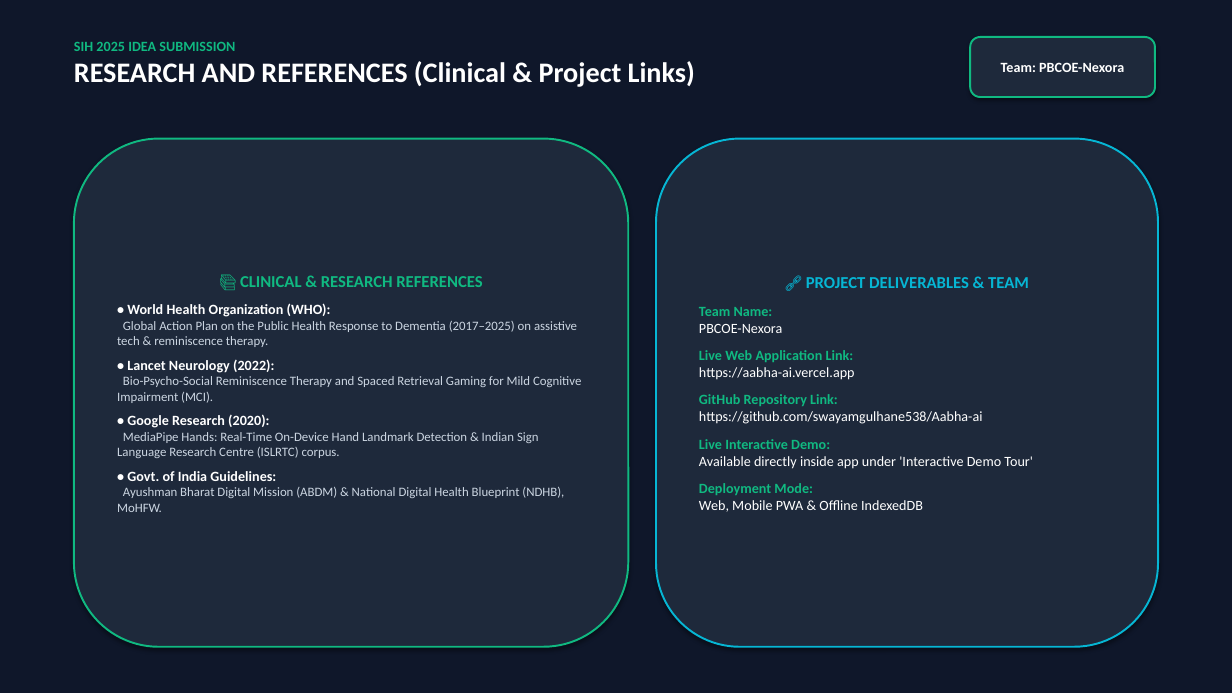
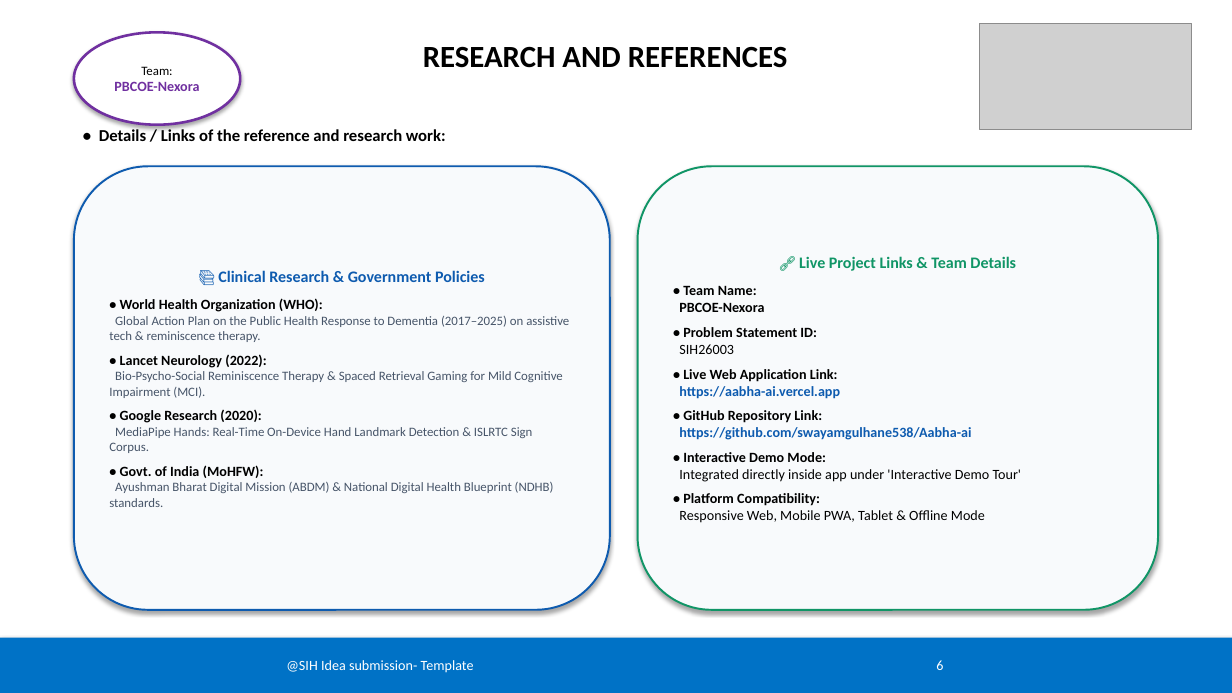
Before and after one commit to swayamgulhane538/Aabha-ai, a slide deck: slide 6 of SIH_2025_PBCOE_Nexora_AABHA_AI.pptx. Drawn at 1232x693 pixels with LibreOffice and Linux fonts; fonts in the diff are those of the drawing; grey boxes stand for pictures. Boxes give left, top, right and bottom in pixels: in the first picture for what was removed or moved away, otherwise in the second. Text is boxed around its words. In the diff, an @@ line names an element or a change of style, - is before the commit and + after.

Commit message:
Update SIH 2025 PPTX to exact official SIH template with white background, blue footer, team oval badge, flowcharts, and live links

```diff
--- a/SIH_2025_PBCOE_Nexora_AABHA_AI.pptx
+++ b/SIH_2025_PBCOE_Nexora_AABHA_AI.pptx
@@ rectangle at (0, 0, 1232, 693): fill #0F172A to #FFFFFF @@
@@ picture added at (980, 23, 1192, 129) @@
@@ ellipse "Team:": place and size @@
-ellipse "Team:" at (970, 37, 1155, 97)
+ellipse "Team:" at (74, 32, 240, 125)
@@ ellipse "Team:" at (74, 32, 240, 125): rounded rectangle to ellipse; fill #1E293B to #FFFFFF; outline #10B981 1.5 pt to #7030A0 2 pt @@
@@ text at (423, 46, 788, 68): text changed; size 22 to 24 pt; text colour #FFFFFF to #000000 @@
-SIH 2025 IDEA SUBMISSION
-RESEARCH AND REFERENCES (Clinical & Project Links)
+RESEARCH AND REFERENCES
@@ text in ellipse at (114, 66, 199, 91): text changed; text colour #FFFFFF to #7030A0 @@
-Team: PBCOE-Nexora
+Team:
+PBCOE-Nexora
@@ text added at (99, 127, 446, 141), 13 pt, text #000000, bold @@
+• Details / Links of the reference and research work:
@@ rounded rectangle "📚 Clinical Research & Government ...": place and size @@
-rounded rectangle "📚 Clinical Research & Government ..." at (74, 139, 628, 647)
+rounded rectangle "📚 Clinical Research & Government ..." at (74, 166, 610, 610)
@@ rounded rectangle "📚 Clinical Research & Government ..." at (74, 166, 610, 610): fill #1E293B to #F8FAFC; outline #10B981 1.5 pt to #0E5BAF 1.5 pt @@
@@ rounded rectangle "🔗 Live Project Links & ...": place and size @@
-rounded rectangle "🔗 Live Project Links & ..." at (656, 139, 1158, 647)
+rounded rectangle "🔗 Live Project Links & ..." at (638, 166, 1158, 610)
@@ rounded rectangle "🔗 Live Project Links & ..." at (638, 166, 1158, 610): fill #1E293B to #F8FAFC; outline #06B6D4 1.5 pt to #109566 1.5 pt @@
@@ text in rounded rectangle at (683, 256, 1016, 295): text changed; size 13 to 12.5 pt; text colour #06B6D4 to #109566 @@
-🔗 PROJECT DELIVERABLES & TEAM
-Team Name:
+🔗 Live Project Links & Team Details
+• Team Name:
@@ text in rounded rectangle at (109, 298, 569, 423): text colour #FFFFFF to #000000 in "• World Health Organization (WHO):", "• Lancet Neurology (2022):", "• Google Research (2020):"; text colour #CBD5E1 to #475569 in "Global Action Plan on the Public Health ..." @@
@@ text in rounded rectangle at (218, 270, 485, 282): text changed; size 13 to 12.5 pt; text colour #10B981 to #0E5BAF @@
-📚 CLINICAL & RESEARCH REFERENCES
+📚 Clinical Research & Government Policies
@@ text in rounded rectangle at (679, 327, 838, 382): text changed; text colour #10B981 to #000000 @@
-Live Web Application Link:
+• Problem Statement ID:
+SIH26003
+• Live Web Application Link:
@@ text in rounded rectangle at (679, 302, 971, 440): text colour #FFFFFF to #000000 in "PBCOE-Nexora"; bold on in "PBCOE-Nexora", "https://aabha-ai.vercel.app", "https://github.com/swayamgulhane538/Aabha-ai"; text colour #FFFFFF to #0E5BAF in "https://aabha-ai.vercel.app", "https://github.com/swayamgulhane538/Aabha-ai"; less space between paragraphs @@
@@ text in rounded rectangle at (109, 371, 562, 398): text changed; text colour #CBD5E1 to #475569 @@
-Bio-Psycho-Social Reminiscence Therapy and Spaced Retrieval Gaming for Mild Cognitive Impairment (MCI).
+Bio-Psycho-Social Reminiscence Therapy & Spaced Retrieval Gaming for Mild Cognitive Impairment (MCI).
@@ text in rounded rectangle at (683, 410, 822, 423): text changed; text colour #10B981 to #000000 @@
-GitHub Repository Link:
+• GitHub Repository Link:
@@ text in rounded rectangle at (109, 427, 554, 507): text changed; text colour #CBD5E1 to #475569 @@
-MediaPipe Hands: Real-Time On-Device Hand Landmark Detection & Indian Sign Language Research Centre (ISLRTC) corpus.
-• Govt. of India Guidelines:
-Ayushman Bharat Digital Mission (ABDM) & National Digital Health Blueprint (NDHB), MoHFW.
+MediaPipe Hands: Real-Time On-Device Hand Landmark Detection & ISLRTC Sign Corpus.
+• Govt. of India (MoHFW):
+Ayushman Bharat Digital Mission (ABDM) & National Digital Health Blueprint (NDHB) standards.
@@ text in rounded rectangle at (679, 452, 1022, 523): text changed; text colour #FFFFFF to #000000 @@
-Live Interactive Demo:
-Available directly inside app under 'Interactive Demo Tour'
-Deployment Mode:
-Web, Mobile PWA & Offline IndexedDB
+• Interactive Demo Mode:
+Integrated directly inside app under 'Interactive Demo Tour'
+• Platform Compatibility:
+Responsive Web, Mobile PWA, Tablet & Offline Mode
@@ rectangle added at (0, 638, 1232, 693), fill #0072C6, 11 pt, text #FFFFFF @@
+@SIH Idea submission- Template 6
```
Also in this commit, not shown: 4 other slides changed, 1 slide added, 1 slide removed, 6 other files.
